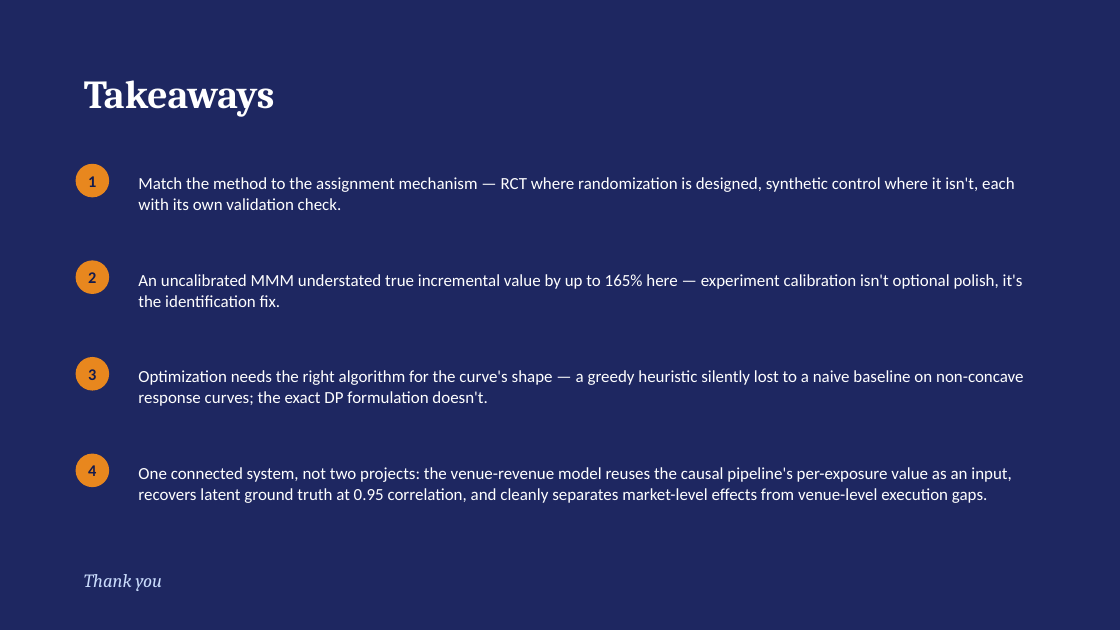
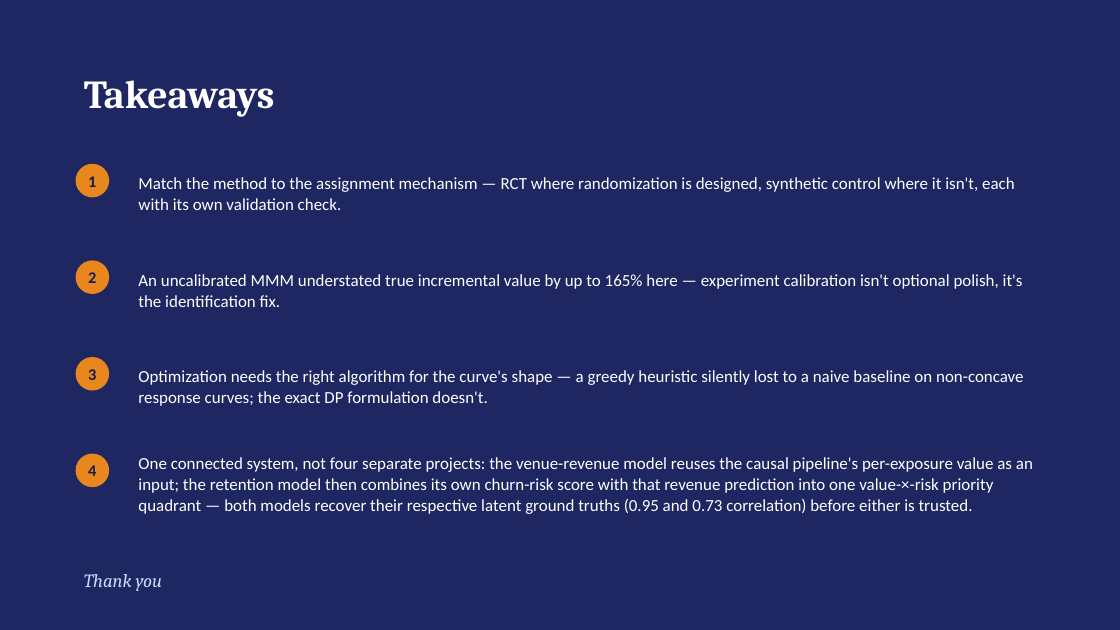
Before and after one commit to crystal1361/atmosphere-dooh-measurement, a slide deck: slide 13 of deck/AtmosphereTV_DOOH_Measurement.pptx (slide 12 before the commit). Drawn at 1120x630 pixels with LibreOffice and Linux fonts; fonts in the diff are those of the drawing. Boxes give left, top, right and bottom in pixels: in the first picture for what was removed or moved away, otherwise in the second. Text is boxed around its words. In the diff, an @@ line names an element or a change of style, - is before the commit and + after.

```diff
--- a/deck/AtmosphereTV_DOOH_Measurement.pptx
+++ b/deck/AtmosphereTV_DOOH_Measurement.pptx
@@ text at (138, 457, 1033, 514): text changed @@
-One connected system, not two projects: the venue-revenue model reuses the causal pipeline's per-exposure value as an input, recovers latent ground truth at 0.95 correlation, and cleanly separates market-level effects from venue-level execution gaps.
+One connected system, not four separate projects: the venue-revenue model reuses the causal pipeline's per-exposure value as an input; the retention model then combines its own churn-risk score with that revenue prediction into one value-×-risk priority quadrant — both models recover their respective latent ground truths (0.95 and 0.73 correlation) before either is trusted.
```
Also in this commit, not shown: 9 other slides changed, 2 slides added, 1 slide removed, 3 other files.
